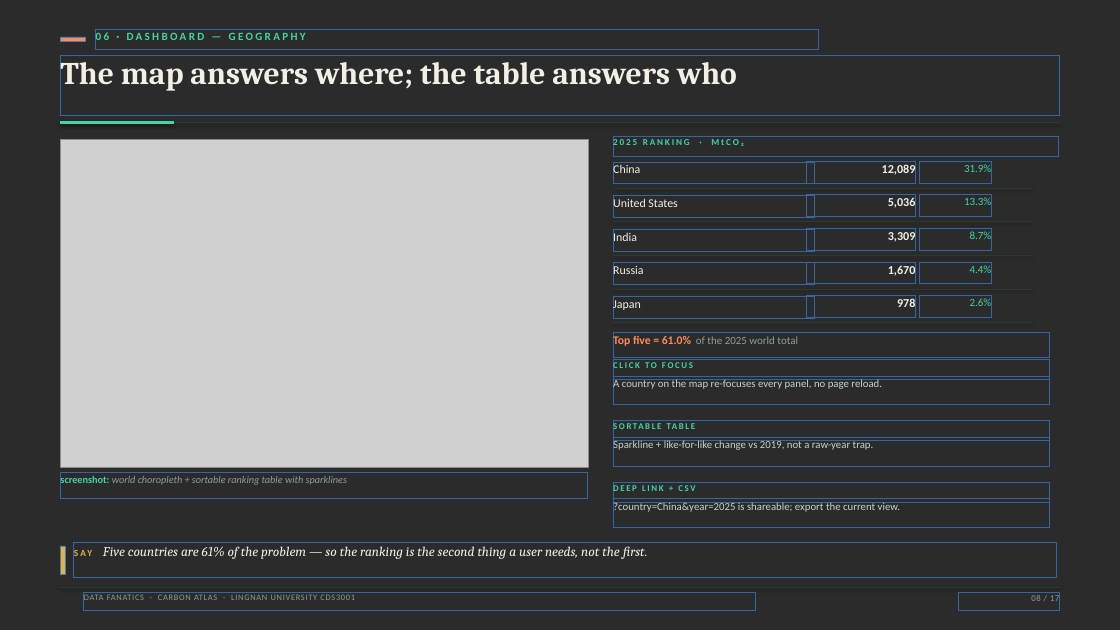
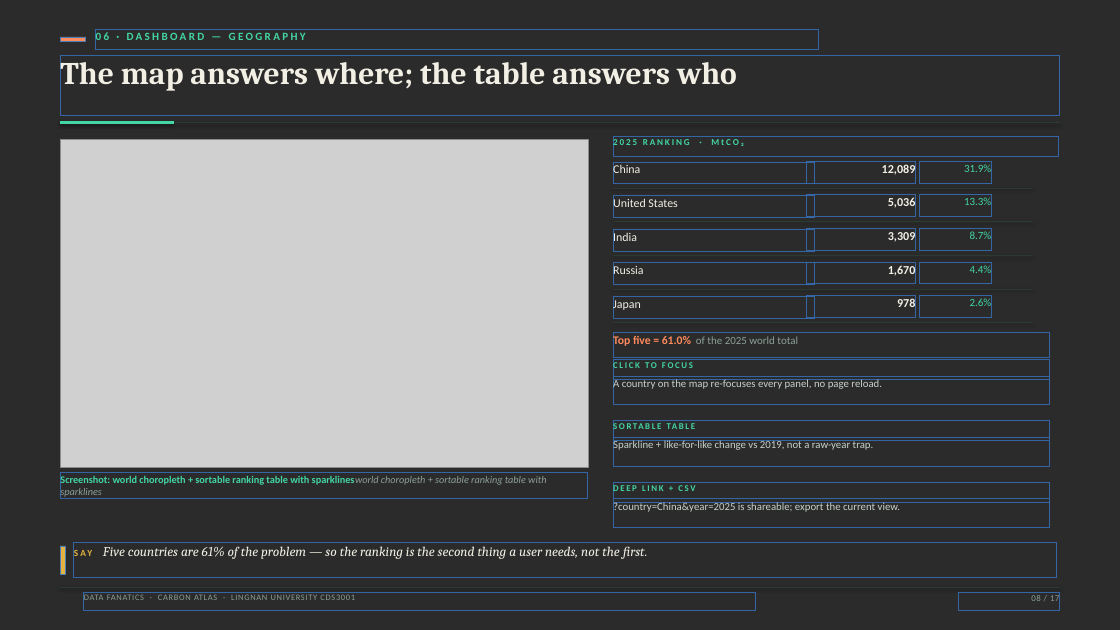
Before and after one commit to AaaaaronLIN/carbon-atlas-cds3001, a slide deck: slide 8 of deliverable/Carbon_Atlas_Deck.pptx. Drawn at 1120x630 pixels with LibreOffice and Linux fonts; fonts in the diff are those of the drawing; grey boxes stand for pictures; background and template pictures are left out; a plain dark background stands for a picture behind light text. Boxes give left, top, right and bottom in pixels: in the first picture for what was removed or moved away, otherwise in the second. Text is boxed around its words. In the diff, an @@ line names an element or a change of style, - is before the commit and + after.

Commit message:
deck: remove internal delivery rules, simplify audio panel, align cost table, caption case and fullscreen guidance

```diff
--- a/deliverable/Carbon_Atlas_Deck.pptx
+++ b/deliverable/Carbon_Atlas_Deck.pptx
@@ text at [60,474,546,499]: text changed; text colour #8CA096 to #43D6A4; bold on; italic off @@
-screenshot: world choropleth + sortable ranking table with sparklines
+Screenshot: world choropleth + sortable ranking table with sparklinesworld choropleth + sortable ranking table with sparklines
```
Also in this commit, not shown: 10 other slides changed, 5 other files.
